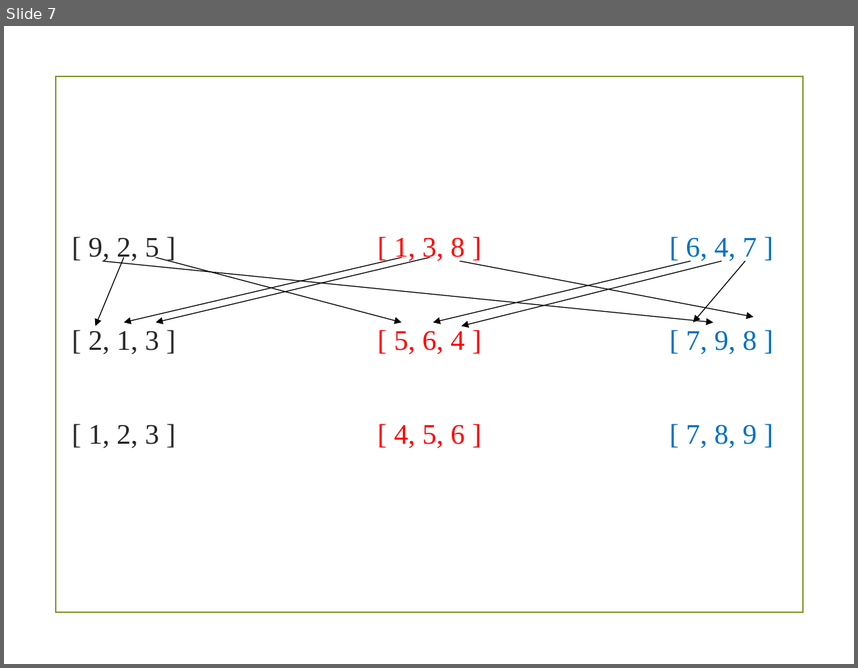
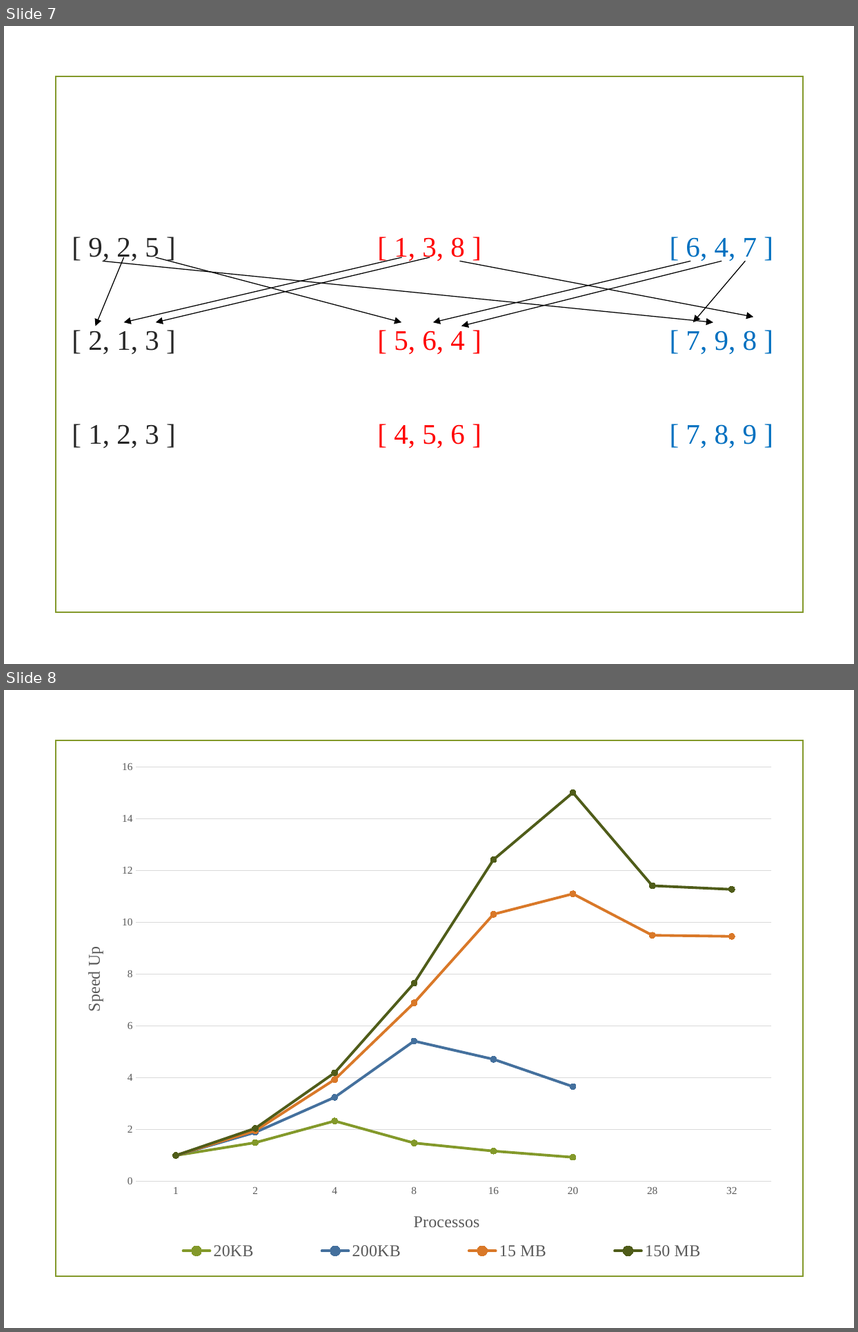
Before and after one commit to NunoOliv/PCP-Trabalho2_3, a slide deck: Apresentação.pptx. Shown one above the other, each under a label of ours: slide 7 before the commit, slides 7 and 8 after it. The pictures are 858x668 and 858x1332 pixels, drawn with LibreOffice and Linux fonts; fonts in the diff are those of the drawing; background and template pictures are left out. Boxes give left, top, right and bottom in pixels: in the first picture for what was removed or moved away, otherwise in the second. Text is boxed around its words. In the diff, an @@ line names an element or a change of style, - is before the commit and + after.

```diff
--- a/Apresentação.pptx
+++ b/Apresentação.pptx
@@ slide 8 added at <box>4,690,854,1328</box>, background picture (left out); not listed: 1 template element that a slide beside it also shows @@
@@ line chart added at <box>59,755,784,1270</box> @@
+categories: 1, 2, 4, 8, 16, 20, 28, 32
+20KB: 1, 1.5, 2.3, 1.5, 1.2, 0.9, -, -
+200KB: 1, 1.9, 3.2, 5.4, 4.7, 3.7, -, -
+15 MB: 1, 2, 3.9, 6.9, 10.3, 11.1, 9.5, 9.5
+150 MB: 1, 2, 4.2, 7.7, 12.4, 15, 11.4, 11.3
```
Also in this commit, not shown: 1 other file.
